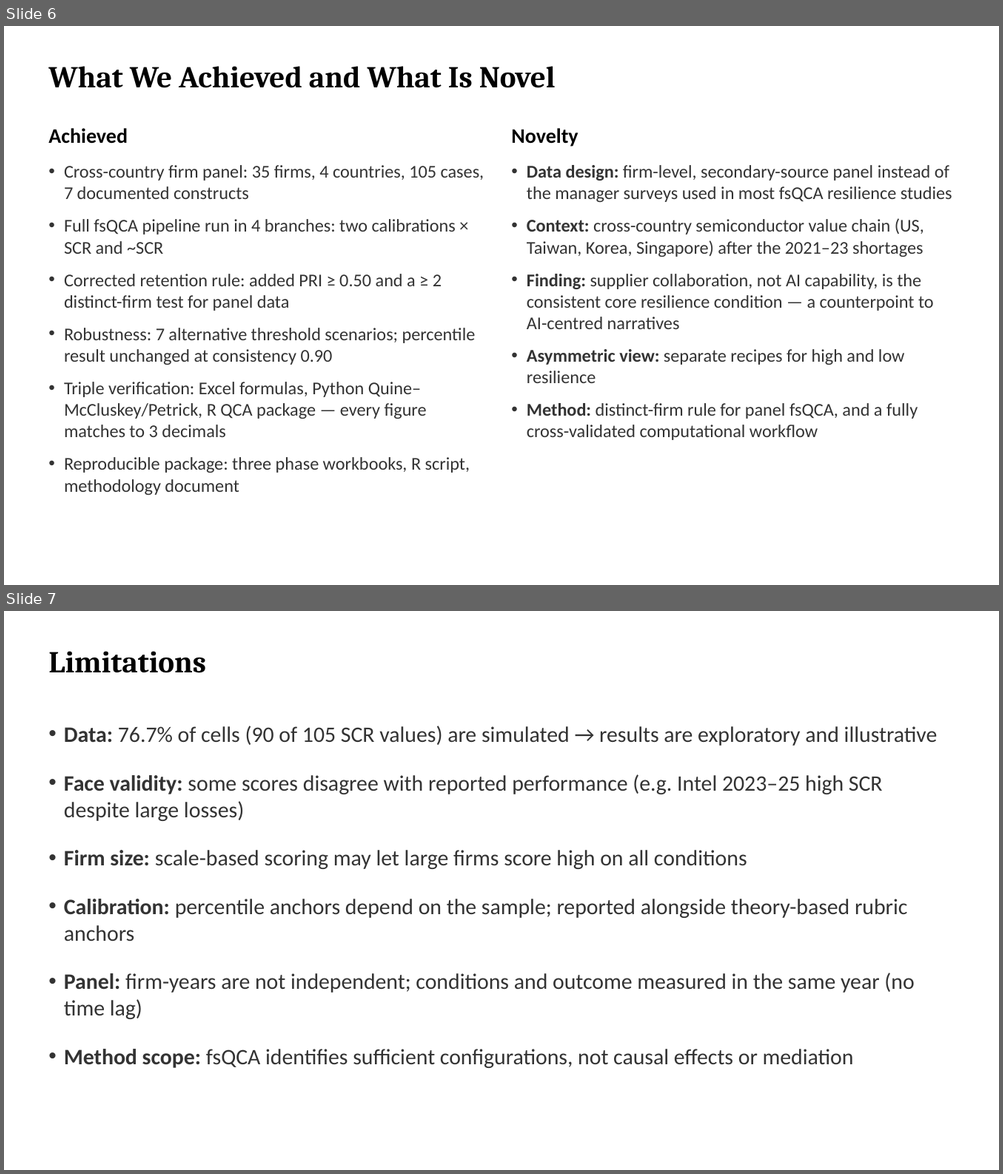
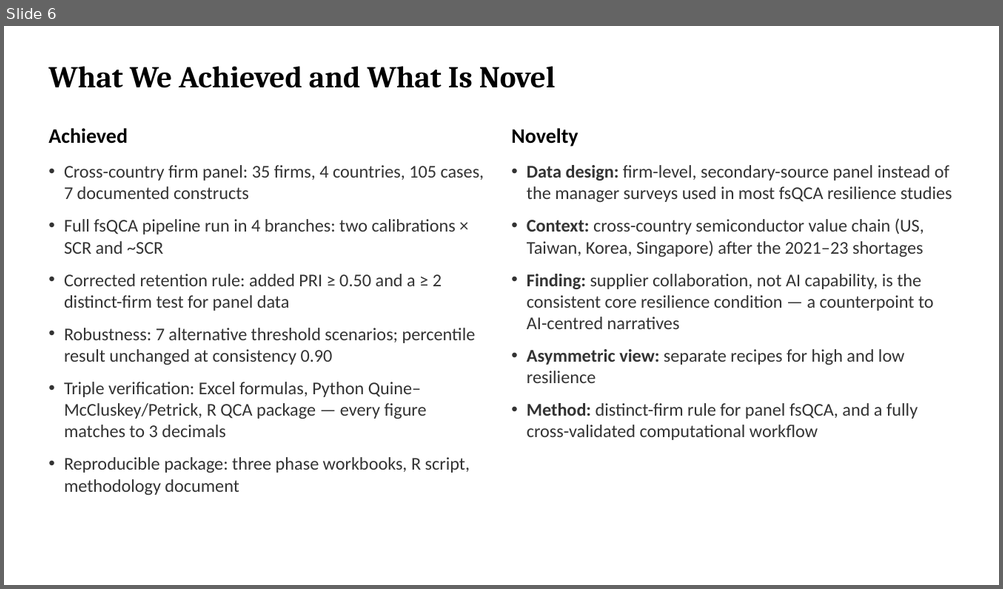
Before and after one commit to raghavmahajan9797/Project-1, a slide deck: Review2_Presentation.pptx. Shown one above the other, each under a label of ours: slides 6 and 7 before the commit, slide 6 after it. The pictures are 1003x1174 and 1003x589 pixels, drawn with LibreOffice and Linux fonts; fonts in the diff are those of the drawing. Boxes give left, top, right and bottom in pixels: in the first picture for what was removed or moved away, otherwise in the second. Text is boxed around its words. In the diff, an @@ line names an element or a change of style, - is before the commit and + after.

```diff
--- a/Review2_Presentation.pptx
+++ b/Review2_Presentation.pptx
@@ slide 7 removed at <box>4,611,999,1170</box>, background #FFFFFF @@
@@ text removed at <box>48,651,206,673</box> @@
-Limitations
@@ text removed at <box>64,726,937,1068</box> @@
-• Data: 76.7% of cells (90 of 105 SCR values) are simulated → results are exploratory and illustrative
-• Face validity: some scores disagree with reported performance (e.g. Intel 2023–25 high SCR despite large losses)
-• Firm size: scale-based scoring may let large firms score high on all conditions
-• Calibration: percentile anchors depend on the sample; reported alongside theory-based rubric anchors
-• Panel: firm-years are not independent; conditions and outcome measured in the same year (no time lag)
-• Method scope: fsQCA identifies sufficient configurations, not causal effects or mediation
```
Also in this commit, not shown: 1 slide added, 1 other file.
